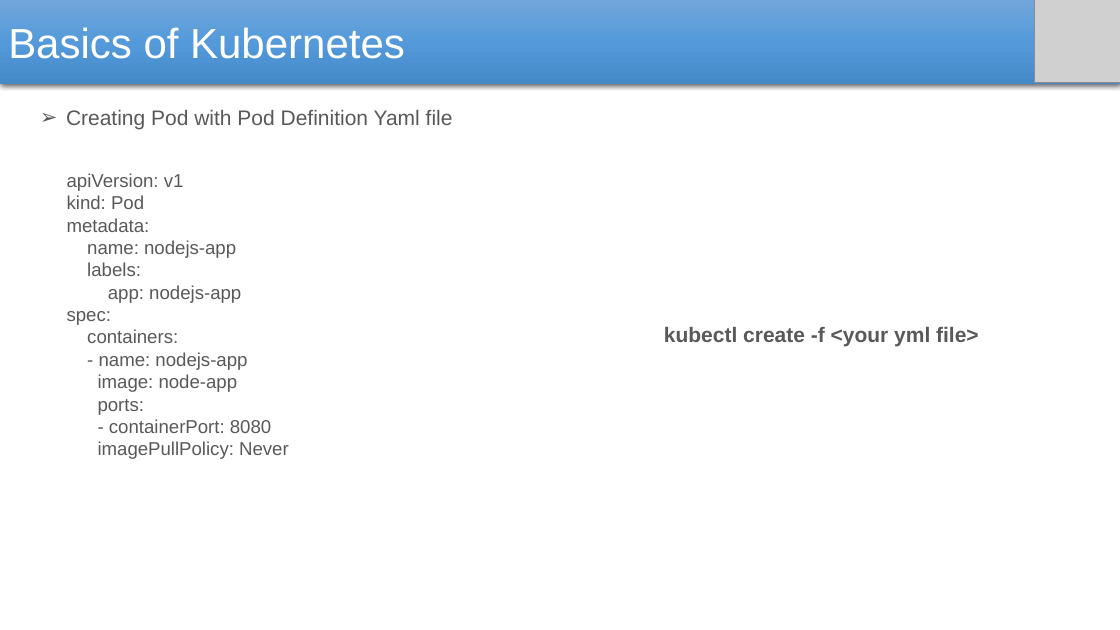
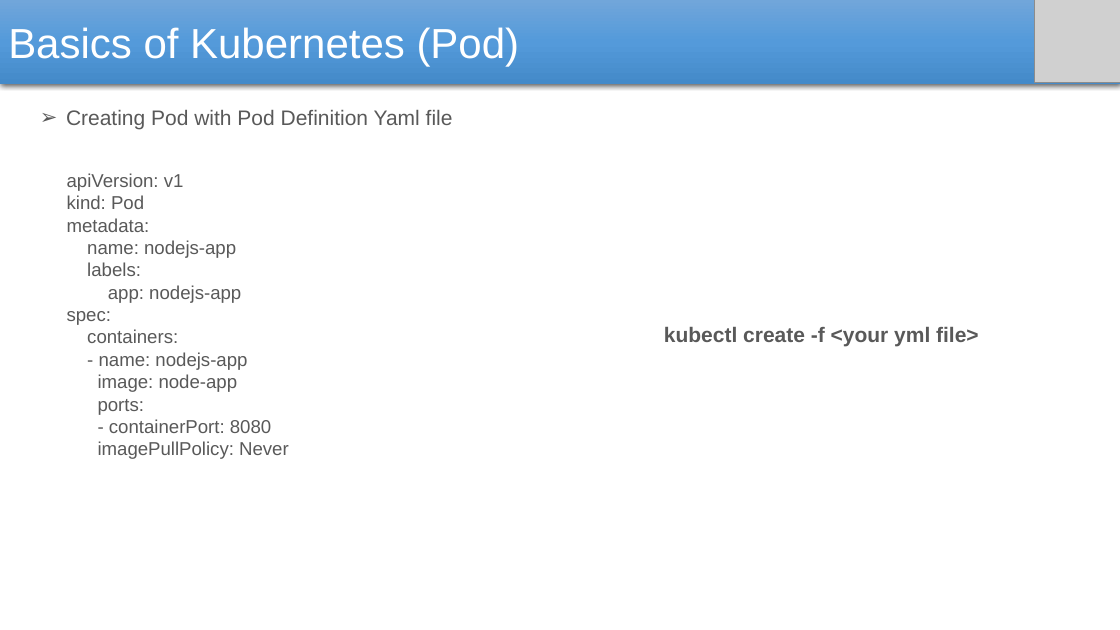
Before and after one commit to SubhadeepSen/Kubernetes-Learning, a slide deck: slide 9 of Kubernetes.pptx. Drawn at 1120x630 pixels with LibreOffice and Linux fonts; fonts in the diff are those of the drawing; grey boxes stand for pictures. Boxes give left, top, right and bottom in pixels: in the first picture for what was removed or moved away, otherwise in the second. Text is boxed around its words. In the diff, an @@ line names an element or a change of style, - is before the commit and + after.

```diff
--- a/Kubernetes.pptx
+++ b/Kubernetes.pptx
@@ text in rectangle at <box>8,27,520,67</box>: text changed @@
-Basics of Kubernetes
+Basics of Kubernetes (Pod)
```
Also in this commit, not shown: 5 other slides changed, 17 slides added, 2 other files.
